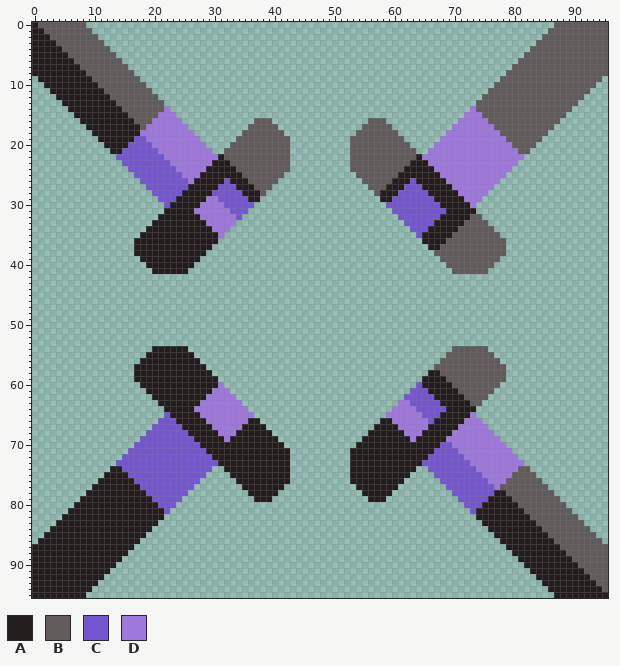
File history of a sprite sheet, sprites/blocks/units/unit-constructor-1-top.png. The picture above is the old version.
The file is 96x96 pixels.
Palette (. is transparent): A #231d1d  B #615b5b  C #7457ce  D #9e78dd
After:
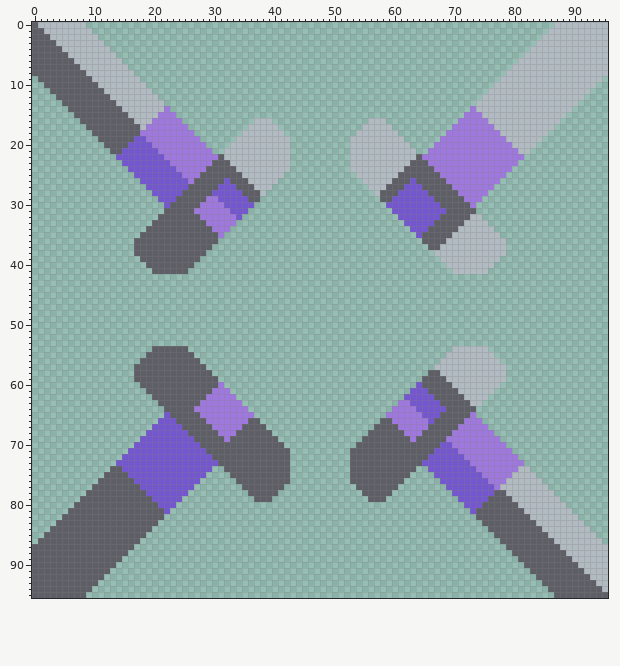
The exact change:
@@ palette @@
-A #231d1d
+A #5d5e66
-B #615b5b
+B #b2bbc2
Changed places in both pictures, as pixel boxes (x1, y1, x2, y2):
changed: (32, 22, 290, 274)
changed: (350, 22, 608, 274)
changed: (32, 346, 290, 598)
changed: (350, 346, 608, 598)
